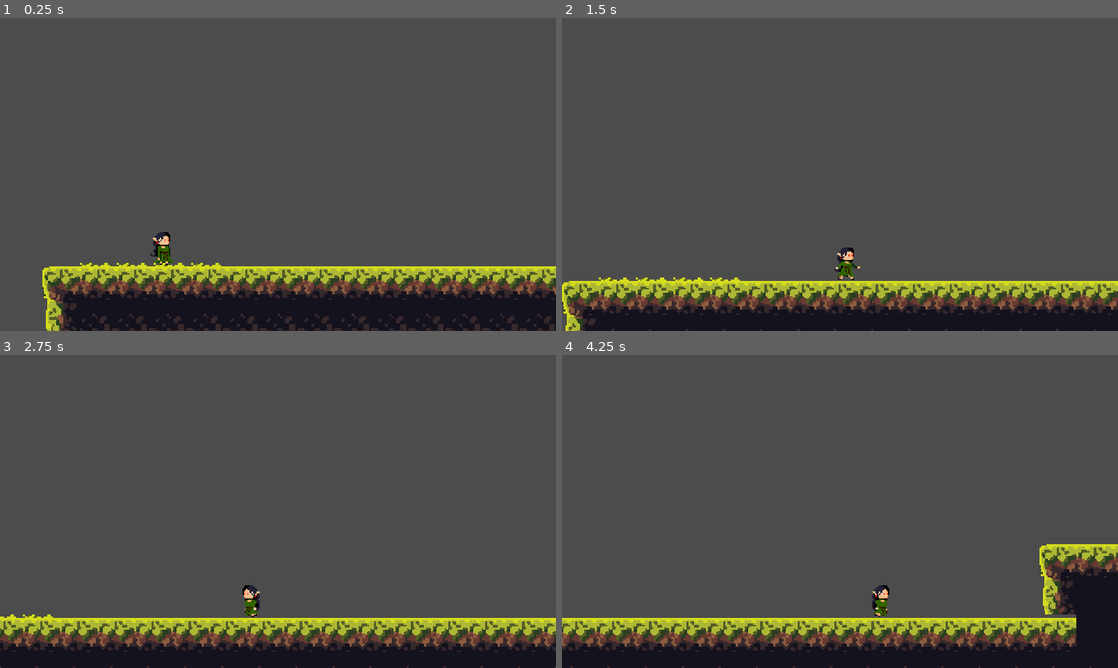
Above: before the commit, frames 1-4 (two rows, left to right).
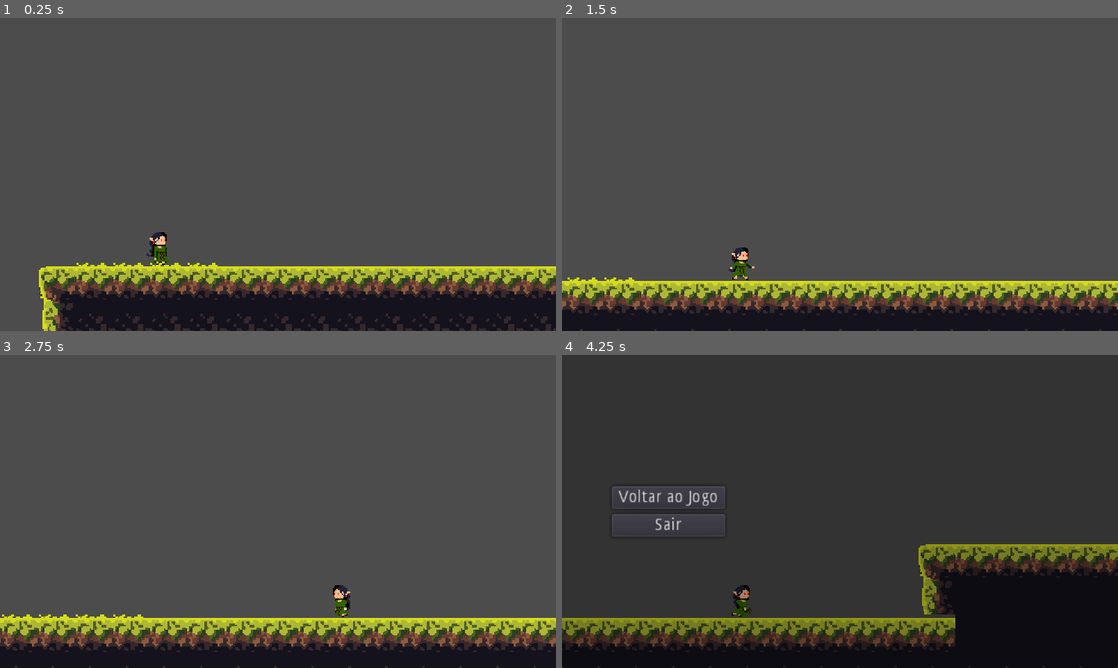
Above: after the commit, the same moments.

Repository: Espetinho-de-Legumes/Lia-na-Floresta-Magica
Game: Godot game, scene res://scenes/Level 1.tscn
Two runs of this game, one before a commit and one after it. Both use one fixed random seed, a clock stepped at 60 frames per second and the inputs below.
Inputs:
- Up to frame 1 (0.25 s): no input
- Up to frame 2 (1.5 s): hold S (Fall) 0.53-1.28 s; hold D (right) from 0.53 s (still down); tap Space (jump) at 0.77 s; tap S (Fall) at 1.35 s
- Up to frame 3 (2.75 s): tap Space (jump) at 1.52 s; release D (right) at 2.03 s; hold A (left) from 2.03 s (still down); hold S (Fall) from 2.03 s (still down)
- Up to frame 4 (4.25 s): release A (left) at 2.78 s; release S (Fall) at 2.78 s; hold D (right) from 2.78 s (still down); tap S (Fall) at 2.85 s; tap Space (jump) at 3.02, 3.77 s; hold S (Fall) from 3.53 s (still down); tap Escape (pause, bound only after the commit) at 4.15 s

The runs differ from the first frame. In frame 1, 7.4% of the frame differs, in the area x 7-100%, y 68-100%; in frame 2, 7.5%; in frame 3, 6.5%; in frame 4, 88%, in the area x 0-100%, y 0-100%.

Commit message:
Pause Scene

Diff:
--- a/project.godot
+++ b/project.godot
@@ -14,6 +14,11 @@
 "language": "GDScript",
 "path": "res://scripts/InterfaceState.gd"
 }, {
+"base": "KinematicBody2D",
+"class": "Player",
+"language": "GDScript",
+"path": "res://scripts/Player/Player.gd"
+}, {
 "base": "Node",
 "class": "StateMachine",
 "language": "GDScript",
@@ -21,6 +26,7 @@
 } ]
 _global_script_class_icons={
 "InterfaceState": "",
+"Player": "",
 "StateMachine": ""
 }
 
@@ -30,6 +36,10 @@
 config/description="Jogo desenvolvido para laje. Essa é uma versão de teste"
 run/main_scene="res://scenes/Level 1.tscn"
 config/icon="res://icon.png"
+
+[autoload]
+
+PauseScene="*res://scenes/Pause Scene.tscn"
 
 [debug]
 
@@ -70,6 +80,12 @@
 , Object(InputEventKey,"resource_local_to_scene":false,"resource_name":"","device":0,"alt":false,"shift":false,"control":false,"meta":false,"command":false,"pressed":false,"scancode":16777234,"unicode":0,"echo":false,"script":null)
  ]
 }
+pause={
+"deadzone": 0.5,
+"events": [ Object(InputEventKey,"resource_local_to_scene":false,"resource_name":"","device":0,"alt":false,"shift":false,"control":false,"meta":false,"command":false,"pressed":false,"scancode":16777217,"unicode":0,"echo":false,"script":null)
+, Object(InputEventKey,"resource_local_to_scene":false,"resource_name":"","device":0,"alt":false,"shift":false,"control":false,"meta":false,"command":false,"pressed":false,"scancode":80,"unicode":0,"echo":false,"script":null)
+ ]
+}
 
 [layer_names]
 
--- /dev/null
+++ b/scenes/Pause Scene.tscn
@@ -0,0 +1,38 @@
+[gd_scene load_steps=2 format=2]
+
+[ext_resource path="res://scripts/Pause Menu.gd" type="Script" id=1]
+
+[node name="PauseLayer" type="CanvasLayer"]
+pause_mode = 2
+layer = 100
+script = ExtResource( 1 )
+
+[node name="BlackOverlay" type="ColorRect" parent="."]
+anchor_right = 1.0
+anchor_bottom = 1.0
+color = Color( 0, 0, 0, 0.329412 )
+__meta__ = {
+"_edit_use_anchors_": false
+}
+
+[node name="Opcoes" type="VBoxContainer" parent="."]
+margin_left = 43.4472
+margin_top = 112.671
+margin_right = 141.447
+margin_bottom = 156.671
+__meta__ = {
+"_edit_use_anchors_": false
+}
+
+[node name="Voltar ao Jogo" type="Button" parent="Opcoes"]
+margin_right = 98.0
+margin_bottom = 20.0
+text = "Voltar ao Jogo"
+
+[node name="Sair" type="Button" parent="Opcoes"]
+margin_top = 24.0
+margin_right = 98.0
+margin_bottom = 44.0
+text = "Sair"
+
+[connection signal="pressed" from="Opcoes/Voltar ao Jogo" to="." method="_on_Voltar_ao_Jogo_pressed"]
--- a/scenes/Player.tscn
+++ b/scenes/Player.tscn
@@ -135,7 +135,7 @@
 texture = ExtResource( 2 )
 hframes = 5
 vframes = 5
-frame = 2
+frame = 6
 
 [node name="CollisionArea" type="CollisionShape2D" parent="."]
 shape = SubResource( 1 )
--- a/scripts/Camera.gd
+++ b/scripts/Camera.gd
@@ -1,8 +1,13 @@
 tool
 extends Camera2D
 
-export(NodePath) var alvo_path
+export(NodePath) onready var alvo_path
+export var offSet:int = 140
 
+var Alvo: Player
+
+func _ready():
+	Alvo = get_node(alvo_path)
 
 func _get_configuration_warning() -> String:
 	if (alvo_path == null):
@@ -10,7 +15,11 @@
 
 	return ""
 
-func _process(delta: float) -> void:
-	if alvo_path != null:
-		var Alvo:KinematicBody2D = get_node(alvo_path)
-		position = Alvo.get_position()
+func _physics_process(delta: float) -> void:
+	if Alvo.velocity.x > 0:
+		offSet = 120
+	elif Alvo.velocity.x < 0:
+		offSet = -120
+
+	position.x = Alvo.get_position().x + offSet
+	position.y = Alvo.get_position().y
--- /dev/null
+++ b/scripts/Pause Menu.gd
@@ -0,0 +1,20 @@
+extends CanvasLayer
+
+func _ready() -> void:
+	setVisible(false)
+
+func _input(event: InputEvent) -> void:
+	if event.is_action_pressed("pause"):
+		var newPauseState = !get_tree().paused
+
+		get_tree().paused = newPauseState
+		setVisible(newPauseState)
+
+
+func _on_Voltar_ao_Jogo_pressed() -> void:
+	get_tree().paused = false
+	setVisible(false)
+
+func setVisible(isVisible:bool) -> void:
+	for node in get_children():
+		node.visible = isVisible
--- a/scripts/Player/Player.gd
+++ b/scripts/Player/Player.gd
@@ -1,4 +1,6 @@
 extends KinematicBody2D
+class_name Player
+
 
 onready var animationTree: AnimationTree = get_node("AnimationTree")
 onready var sprite: Sprite = get_node("Sprite")
@@ -115,6 +117,8 @@
 func get_name() -> String:
 	return "idle"
 
+func get_position() -> Vector2:
+	return position
 
 func _on_PassThroughDetection_body_entered(body: Node) -> void:
 	collidingWithPlataform = true
